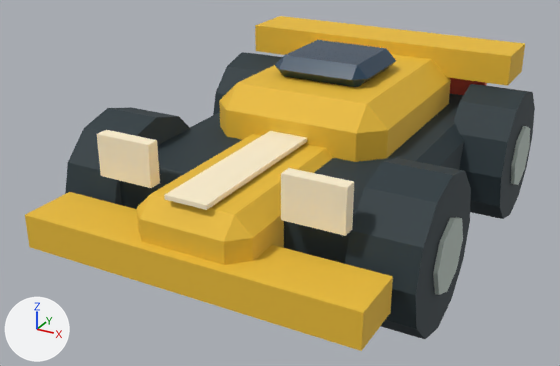
A saved change to the glTF model godot/Models/racecar.glb.
One viewpoint serves both versions: a 50 mm lens placed at (0.824, -1.729, 0.955), pointed at (-0.051, -0.139, 0.16). The lights are fixed; the arrows at lower left show +X, +Y and +Z. The first picture is the older version.

The first picture shows 'Body', 'Chassis', 'Cockpit', 'Front wing', 'Headlight', 'Headlight.001', 'Hub.002', 'Hub.003', 'Nose', 'Spoiler', 'Tail lamp.001', 'Tire', 'Tire.001', 'Tire.002', 'Tire.003', 'White racing stripe'.
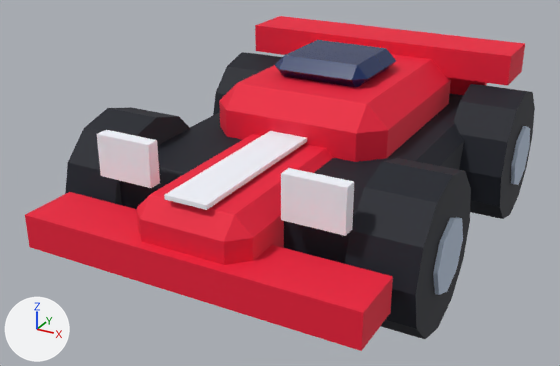
The change, as a list of edits to the scene's bpy script:
```text
Change mat_rubber:
    mat_rubber.base_color: (0.0194, 0.0356, 0.0437) -> (0.00518, 0.0075, 0.016)  # dark cyan #26353b -> black #101522
Change mat_glass:
    mat_glass.base_color: (0.0168, 0.0497, 0.0953) -> (0.00243, 0.0194, 0.109)  # dark blue #233f57 -> dark blue #08265d
Change mat_white:
    mat_white.base_color: (1.0, 0.88, 0.631) -> (0.913, 0.93, 1.0)  # beige #fff1d0 -> white #f5f7ff
Change mat_hub:
    mat_hub.base_color: (0.479, 0.552, 0.503) -> (0.485, 0.578, 0.723)  # light grey #b8c4bc -> blue #b9c8dd
Change mat_red:
    mat_red.base_color: (0.694, 0.0908, 0.0612) -> (0.847, 0.00605, 0.0382)  # red #d95546 -> red #ed1237
Change me_cube_026:
    where me_cube_026.from_pydata(...)  # 24 vertices, 44 faces; spans x -0.23..0.23, y -0.19..0.39, z 0.155..0.405
    remove me_cube_026.materials.append(mat_yellow)  # yellow #ebbd35
    add me_cube_026.materials.append(mat_red)  # red #ed1237
Change me_cube_028:
    where me_cube_028.from_pydata(...)  # 8 vertices, 12 faces; spans x -0.4..0.4, y -0.66..-0.52, z 0.13..0.21
    remove me_cube_028.materials.append(mat_yellow)  # yellow #ebbd35
    add me_cube_028.materials.append(mat_red)  # red #ed1237
Change me_cube_025:
    where me_cube_025.from_pydata(...)  # 24 vertices, 44 faces; spans x -0.14..0.14, y -0.635..-0.085, z 0.14..0.3
    remove me_cube_025.materials.append(mat_yellow)  # yellow #ebbd35
    add me_cube_025.materials.append(mat_red)  # red #ed1237
Change me_cube_029:
    where me_cube_029.from_pydata(...)  # 8 vertices, 12 faces; spans x -0.39..0.39, y 0.32..0.48, z 0.36..0.44
    remove me_cube_029.materials.append(mat_yellow)  # yellow #ebbd35
    add me_cube_029.materials.append(mat_red)  # red #ed1237
```

Where the change shows, as pixel boxes (x1, y1, x2, y2) in the pictures (560 x 366 px):
'Front wing', recoloured (yellow to red): (25, 192, 393, 351) in both
'Body', recoloured (yellow to red): (219, 54, 451, 162) in both
'Tire.002', recoloured: (345, 158, 465, 328) in both
'Nose', recoloured (yellow to red): (137, 134, 334, 265) in both
'Chassis', recoloured (dark cyan to black): (120, 93, 464, 264) in both
'Spoiler', recoloured (yellow to red): (255, 16, 525, 86) in both
'Tire.003', recoloured: (453, 84, 532, 208) in both
'Tire', recoloured: (65, 107, 190, 205) in both
'White racing stripe', recoloured (beige to white): (164, 131, 307, 210) in both
'Headlight.001', recoloured (beige to white): (281, 168, 354, 236) in both
'Cockpit', recoloured: (275, 40, 396, 87) in both
'Headlight', recoloured (beige to white): (97, 130, 160, 188) in both
'Hub.002', recoloured: (433, 217, 463, 295) in both
'Tire.001', recoloured: (213, 52, 282, 115) in both
'Hub.003', recoloured: (511, 126, 530, 185) in both
'Tail lamp.001', recoloured: (450, 78, 487, 95) in both
